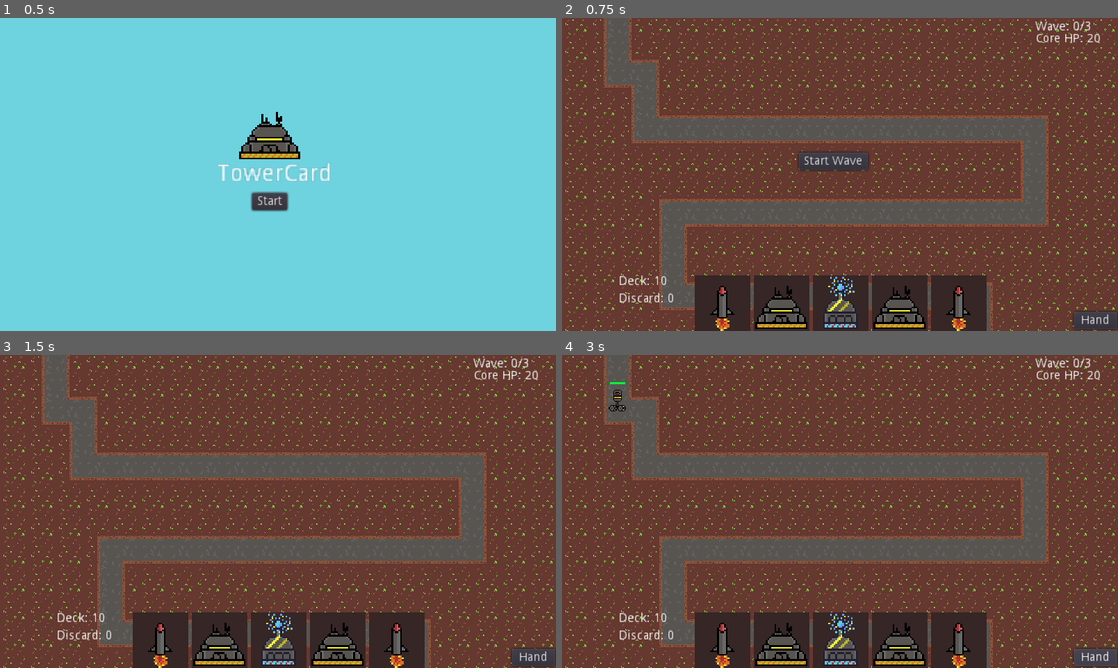
Above: before the commit, frames 1-4 (two rows, left to right).
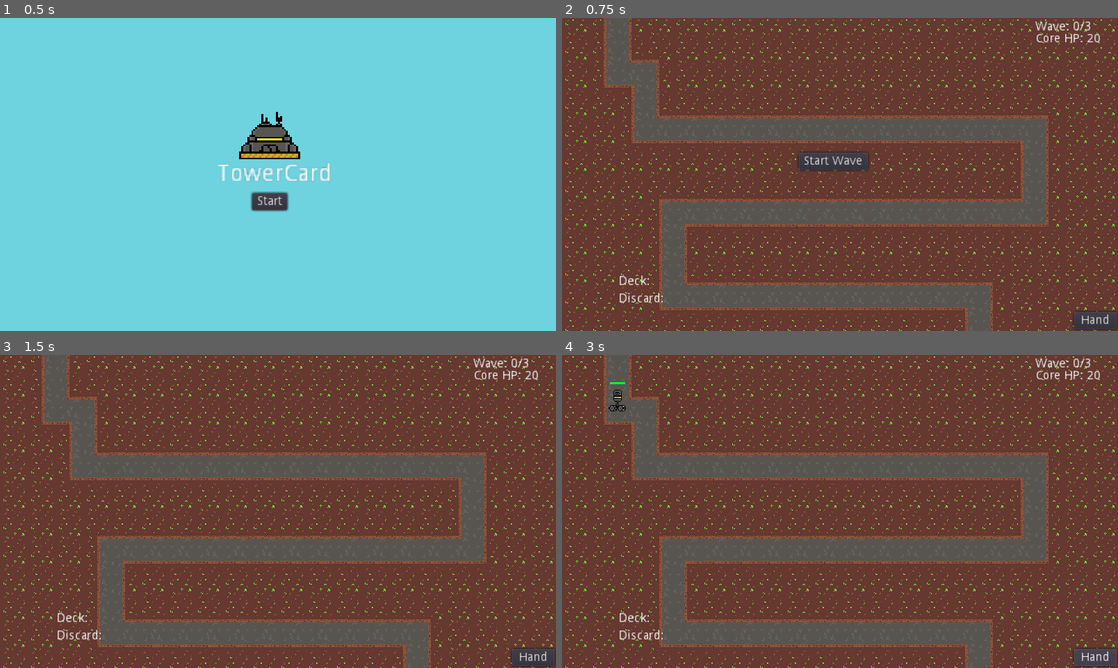
Above: after the commit, the same moments.

Repository: TylerPelaez/TowerCard
Game: Godot game, scene res://Menu/Menu.tscn
Two runs of this game, one before a commit and one after it. Both use one fixed random seed, a clock stepped at 60 frames per second and the inputs below. Sound files missing from this copy of the repository are replaced by a short silence.
Inputs:
- Up to frame 1 (0.5 s): no input
- Up to frame 2 (0.75 s): click "Start" at 0.5 s
- Up to frame 3 (1.5 s): click "Start Wave" at 1.25 s
- Up to frame 4 (3 s): click "Hand" at 2 s; click "Hand" at 2.75 s

Frame 1 is identical in both runs. In frame 2, 8.5% of the frame differs, in the area x 16-77%, y 82-100%; in frame 3, 8.5%; in frame 4, 8.5%.
Error after the commit: Parse Error: Can't preload resource at path: res://Spells/EMPSpell.tscn (res://Cards/CardsDatabase.gd:25)

Commit message:
Initial EMP

Diff:
--- a/Cards/CardsDatabase.gd
+++ b/Cards/CardsDatabase.gd
@@ -1,7 +1,7 @@
 extends Node
 
 # Card format: [cardName, cardType, image, text, trashes]
-enum {Bunker, LightningCard, Missile, RepulsorTowerCard}
+enum {Bunker, LightningCard, Missile, RepulsorTowerCard, EMPCard}
 
 const DATA = {
 	Bunker:
@@ -11,14 +11,18 @@
 	LightningCard:
 		["Lightning", Card.CARD_TYPE.TOWER, "res://Cards/Card Images/LightningTowerCard.png", "Lightning Tower", false, preload("res://Towers/LightningTower.tscn")],
 	RepulsorTowerCard:
-		["Repulsor", Card.CARD_TYPE.TOWER, "res://Cards/Card Images/RepulsorTowerCard.png", "Repulsor Tower", false, preload("res://Towers/RepulsorTower.tscn")]
+		["Repulsor", Card.CARD_TYPE.TOWER, "res://Cards/Card Images/RepulsorTowerCard.png", "Repulsor Tower", false, preload("res://Towers/RepulsorTower.tscn")],
+	EMPCard:
+		["EMP", Card.CARD_TYPE.SPELL, "res://Cards/Card Images/EMPCard.png", "Electro-Magnetic Pulse", false, EMPCard]
 }
 
 # Too lazy to move this to another class.
-# spell format: [name, aoe radius, damage, single target]
+# spell format: [name, aoe radius, damage, single target, scene]
 const SPELL_DATA = {
 	Missile:
-		["Missile", 30, 10, false, preload("res://Spells/MissileProjectile.tscn")]
+		["Missile", 50, 5, false, preload("res://Spells/MissileProjectile.tscn")],
+	EMPCard:
+		["EMP", Card.CARD_TYPE.SPELL, 100, 0, false, preload("res://Spells/EMPSpell.tscn")]
 }
 
 func create_card_from_data(cardData: Array) -> Card:
--- /dev/null
+++ b/Spells/EMPProjectile.gd
@@ -0,0 +1,26 @@
+extends SpellProjectile
+class_name EMPProjectile
+
+var stopped_enemies = []
+var triggered = false
+var initialized = false
+
+func initialize(newDirection: Vector2, target: Vector2, intitialPos: Vector2, newSpell: Spell) -> void:
+	global_position = target
+	spell = newSpell
+	aoeCollider.shape.radius = spell.aoe
+	initialized = true
+
+func _physics_process(delta):
+	if !triggered and initialized:
+		triggered = true
+		stopped_enemies = enemyDetectionArea.get_overlapping_areas()
+		for enemy in stopped_enemies:
+			pass
+
+func _on_EMPTimer_timeout():
+	queue_free()
+
+
+func _on_EnemyDetectionArea_area_entered(area):
+	pass # Replace with function body.
--- /dev/null
+++ b/Spells/EMPProjectile.tscn
@@ -0,0 +1,14 @@
+[gd_scene load_steps=3 format=2]
+
+[ext_resource path="res://Spells/SpellProjectile.tscn" type="PackedScene" id=1]
+[ext_resource path="res://Spells/EMPProjectile.gd" type="Script" id=2]
+
+[node name="EMPProjectile" instance=ExtResource( 1 )]
+script = ExtResource( 2 )
+speed = 10.0
+
+[node name="EMPTimer" type="Timer" parent="." index="2"]
+wait_time = 3.0
+one_shot = true
+[connection signal="area_entered" from="EnemyDetectionArea" to="." method="_on_EnemyDetectionArea_area_entered"]
+[connection signal="timeout" from="EMPTimer" to="." method="_on_EMPTimer_timeout"]
--- a/Spells/SpellProjectile.gd
+++ b/Spells/SpellProjectile.gd
@@ -18,9 +18,10 @@
 var spell
 
 func _physics_process(delta):
-	global_position += velocity * delta
-	if global_position.distance_squared_to(initial_position) >= target_position.distance_squared_to(initial_position):
-		trigger_effect()
+	if velocity != Vector2.ZERO:
+		global_position += velocity * delta
+		if global_position.distance_squared_to(initial_position) >= target_position.distance_squared_to(initial_position):
+			trigger_effect()
 
 func initialize(newDirection: Vector2, target: Vector2, intitialPos: Vector2, newSpell: Spell) -> void:
 	velocity = newDirection.normalized() * speed
--- a/Towers/RepulsorTower.gd
+++ b/Towers/RepulsorTower.gd
@@ -45,6 +45,9 @@
 
 func upgrade() -> void:
 	slow_amount += .1
-	slowFieldPivot.slow_amount += .1
+	if slow_amount >= 0.95:
+		slow_amount = 0.95
+
+	slowFieldPivot.slow_amount = slow_amount
 	slowFieldPivot.particles.amount += 5
 	slowFieldPivot.process_material.initial_velocity += 1.0
--- a/Towers/RepulsorTower.tscn
+++ b/Towers/RepulsorTower.tscn
@@ -53,6 +53,7 @@
 position = Vector2( 3, -6 )
 amount = 40
 lifetime = 15.0
+preprocess = 10.0
 speed_scale = 5.0
 process_material = SubResource( 3 )
 texture = ExtResource( 5 )
--- a/project.godot
+++ b/project.godot
@@ -33,6 +33,11 @@
 "class": "Card",
 "language": "GDScript",
 "path": "res://Cards/Card.gd"
+}, {
+"base": "SpellProjectile",
+"class": "EMPProjectile",
+"language": "GDScript",
+"path": "res://Spells/EMPProjectile.gd"
 }, {
 "base": "Path2D",
 "class": "EnemyPath",
@@ -105,6 +110,7 @@
 "BaseTower": "",
 "BasicTower": "",
 "Card": "",
+"EMPProjectile": "",
 "EnemyPath": "",
 "Hand": "",
 "Level": "",
@@ -199,6 +205,7 @@
 2d_physics/layer_3="Enemies"
 2d_physics/layer_4="EnemyHurtboxes"
 2d_physics/layer_5="SlowField"
+2d_physics/layer_6="EMPField"
 
 [rendering]
 
Binary file added: Cards/Card Images/EMPCard.png
Not shown, added: Cards/Card Images/EMPCard.png.import
